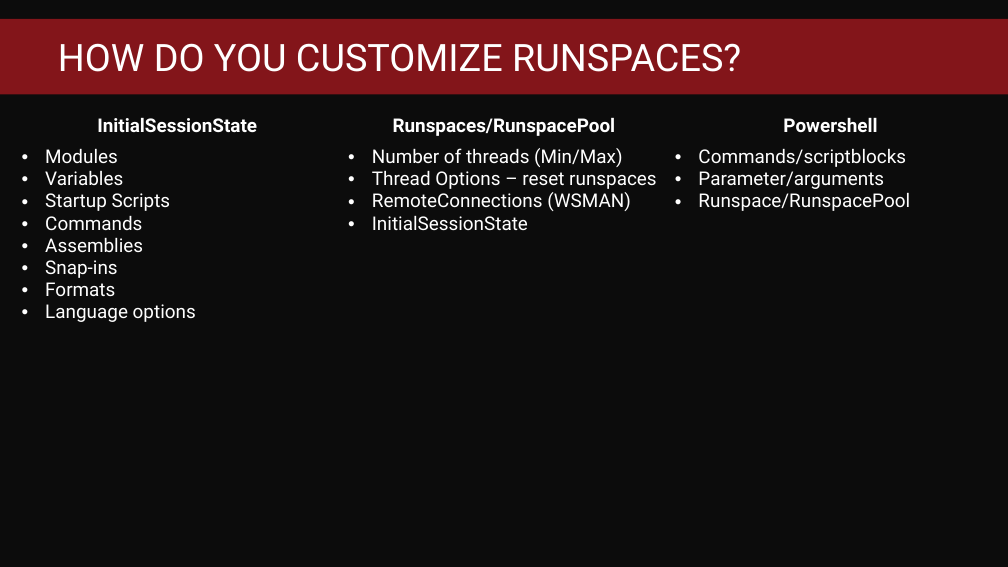
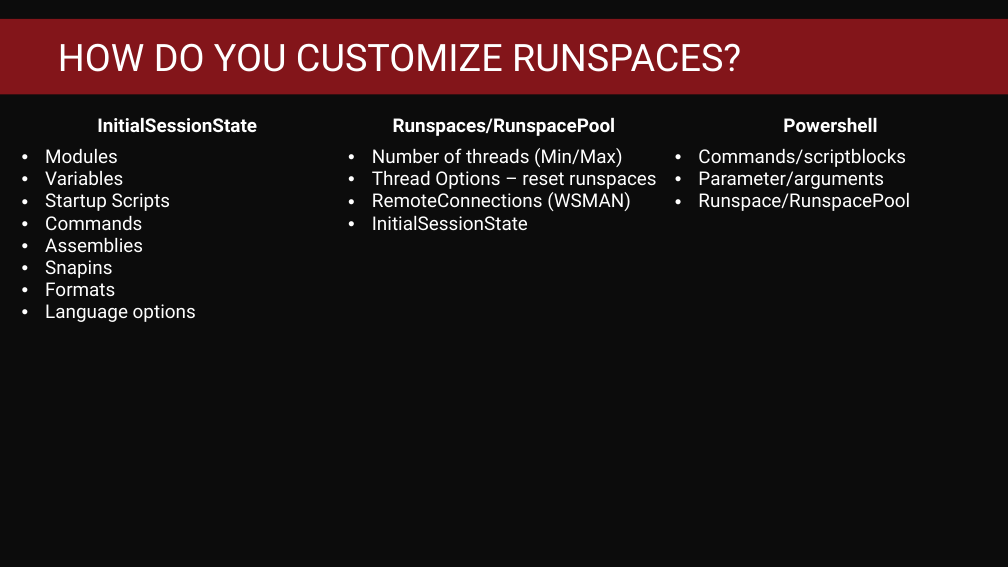
Before and after one commit to jpscripter/Runspaces, a slide deck: slide 13 of High-performance powershell through the magic of runspaces.pptx (slide 11 before the commit). Drawn at 1008x567 pixels with LibreOffice and Linux fonts; fonts in the diff are those of the drawing; background and template pictures are left out. Boxes give left, top, right and bottom in pixels: in the first picture for what was removed or moved away, otherwise in the second. Text is boxed around its words. In the diff, an @@ line names an element or a change of style, - is before the commit and + after.

```diff
--- a/High-performance powershell through the magic of runspaces.pptx
+++ b/High-performance powershell through the magic of runspaces.pptx
@@ table at [14, 112, 994, 332] @@
-row 2, column 1: Modules / Variables / Startup Scripts / Commands / Assemblies / Snap-ins / Formats / Language options
+row 2, column 1: Modules / Variables / Startup Scripts / Commands / Assemblies / Snapins / Formats / Language options
```
Also in this commit, not shown: 5 other slides changed, 3 slides added, 1 slide removed.
